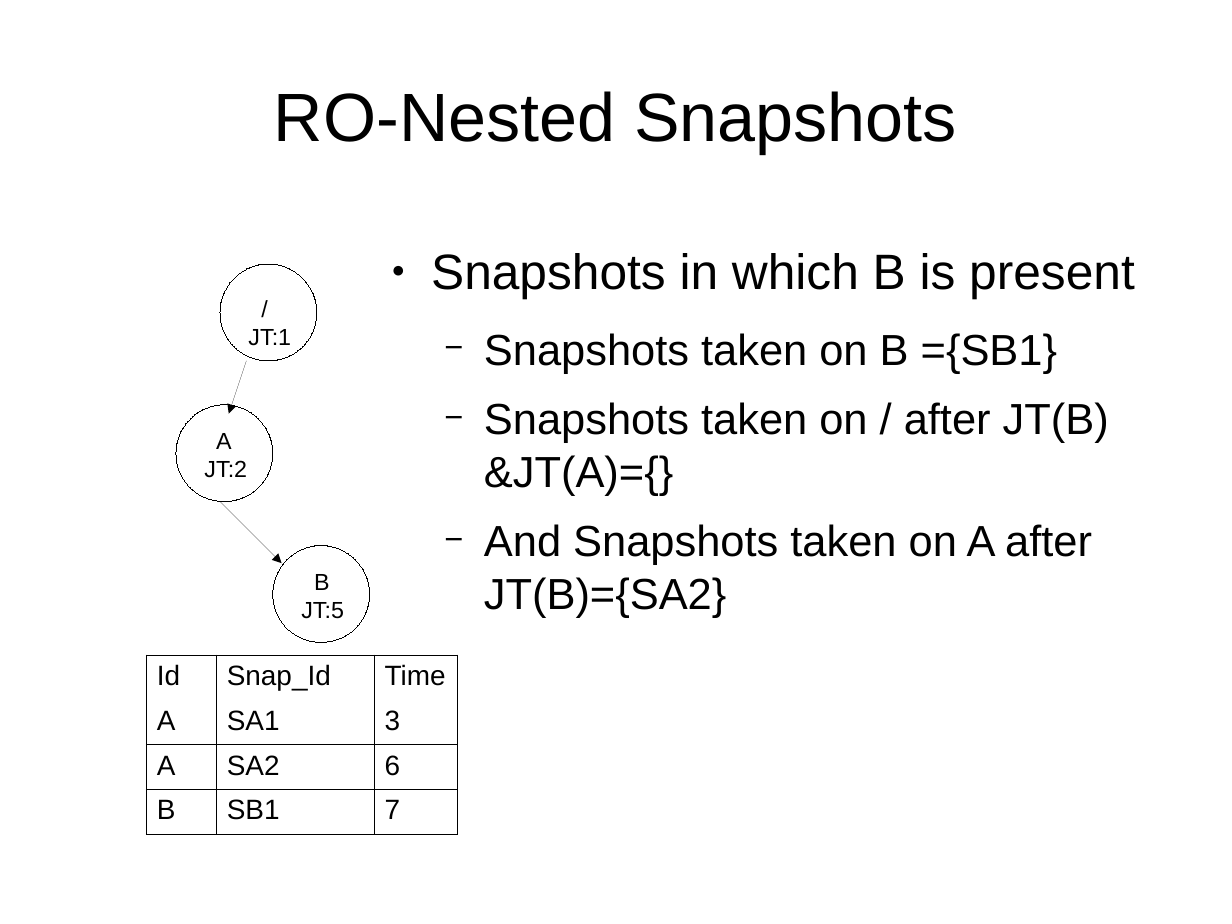
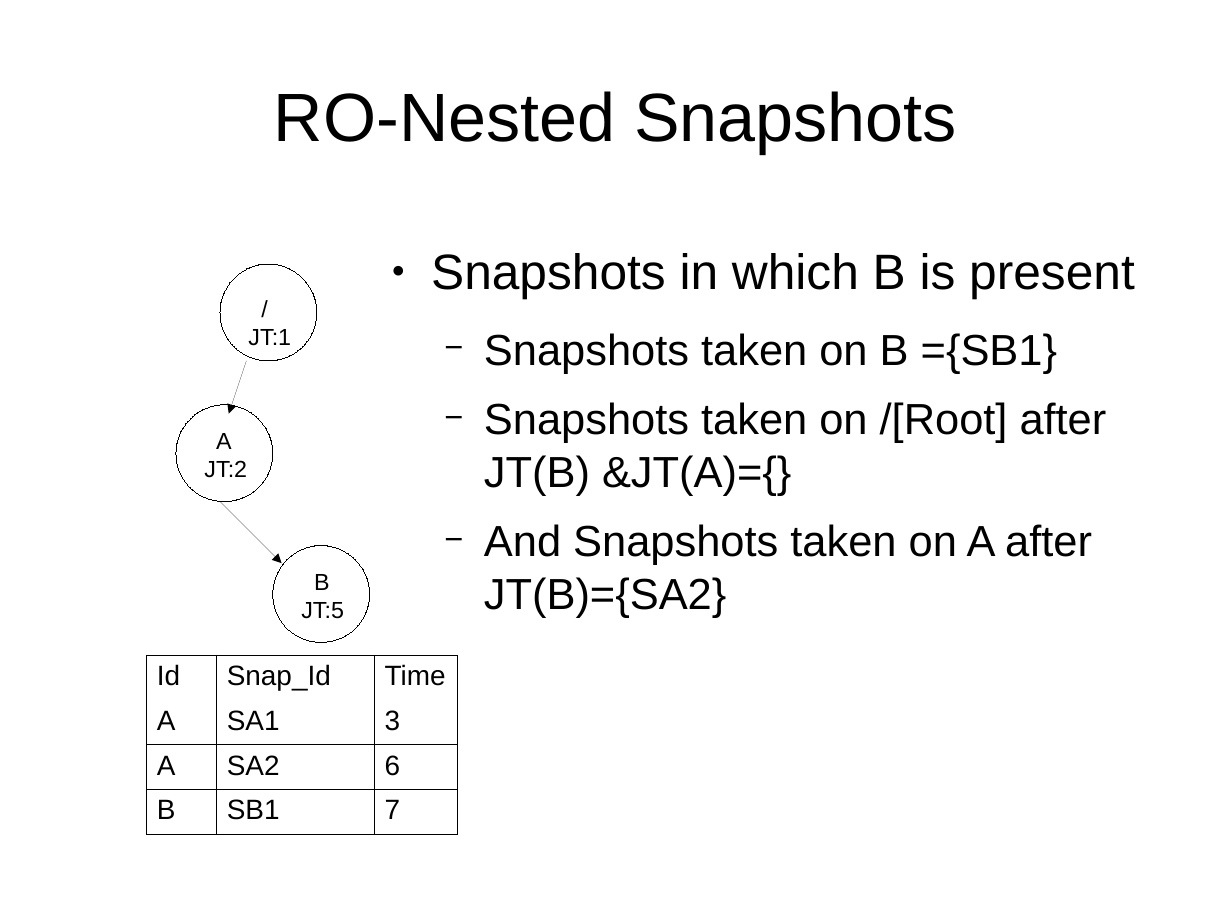
Before and after one commit to pushparajxa/Thesis-Presentation, a slide deck: slide 25 of Final_Presentation.odp (slide 39 before the commit). Drawn at 1232x924 pixels with LibreOffice and Linux fonts; fonts in the diff are those of the drawing. Boxes give left, top, right and bottom in pixels: in the first picture for what was removed or moved away, otherwise in the second. Text is boxed around its words. In the diff, an @@ line names an element or a change of style, - is before the commit and + after.

```diff
--- a/Final_Presentation.odp
+++ b/Final_Presentation.odp
@@ text at <box>484,402,1107,496</box>: text changed @@
-  − Snapshots taken on / after JT(B) &JT(A)={}
+  − Snapshots taken on /[Root] after JT(B) &JT(A)={}
```
Also in this commit, not shown: 16 other slides changed, 5 slides added, 22 slides removed, 5 other files.
